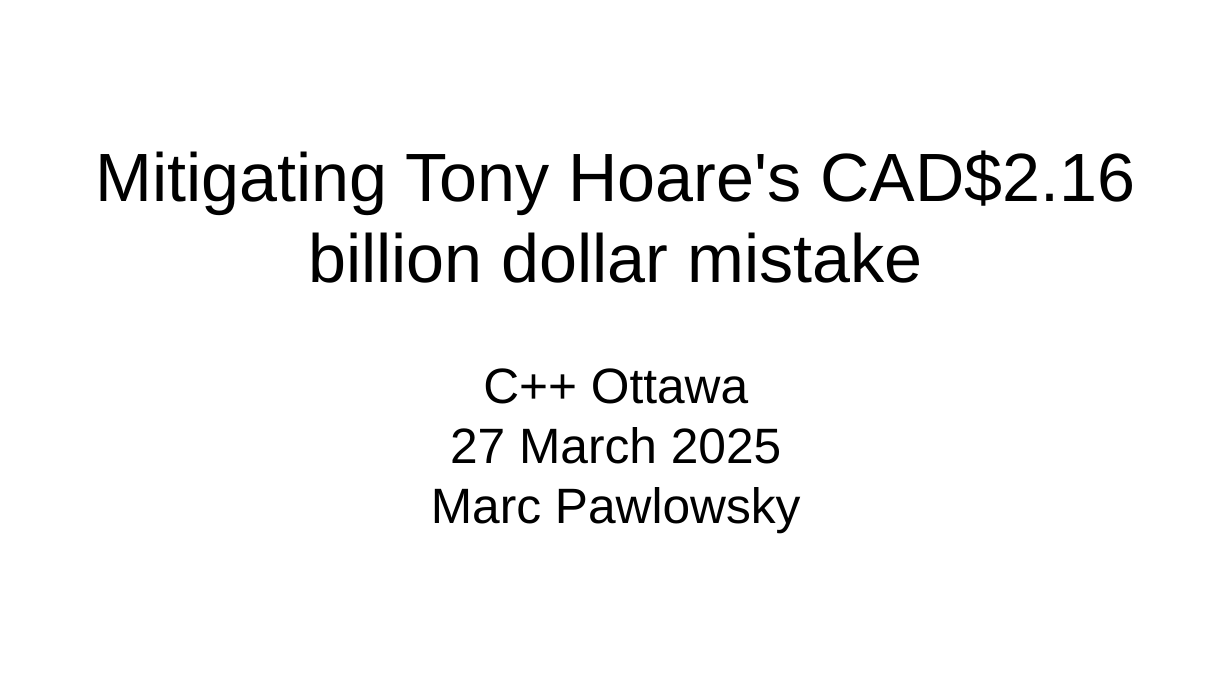
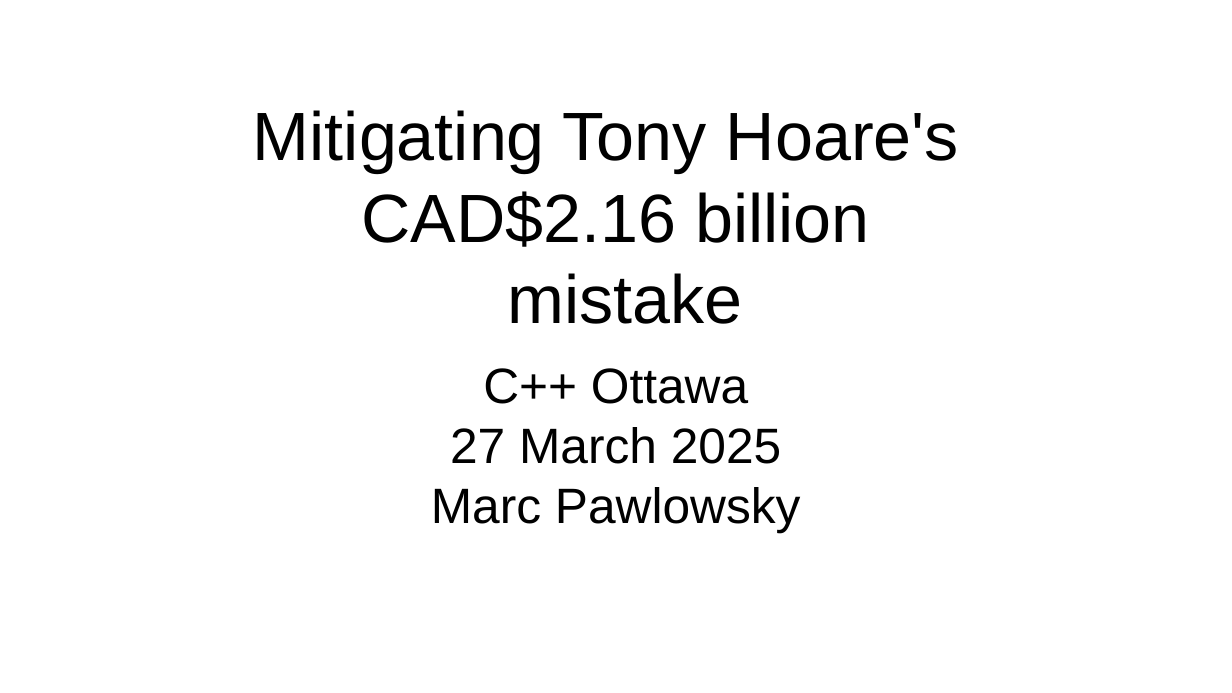
Before and after one commit to marcpawl/nullptr, a slide deck: slide 1 of slideshow.odp. Drawn at 1232x693 pixels with LibreOffice and Linux fonts; fonts in the diff are those of the drawing. Boxes give left, top, right and bottom in pixels: in the first picture for what was removed or moved away, otherwise in the second. Text is boxed around its words. In the diff, an @@ line names an element or a change of style, - is before the commit and + after.

```diff
--- a/slideshow.odp
+++ b/slideshow.odp
@@ title at bbox=[253, 110, 959, 324]: text changed @@
-Mitigating Tony Hoare's CAD$2.16 billion dollar mistake
+Mitigating Tony Hoare's
+CAD$2.16 billion
+mistake
```
Also in this commit, not shown: 3 other slides changed, 5 slides added, 2 slides removed, 2 other files.
